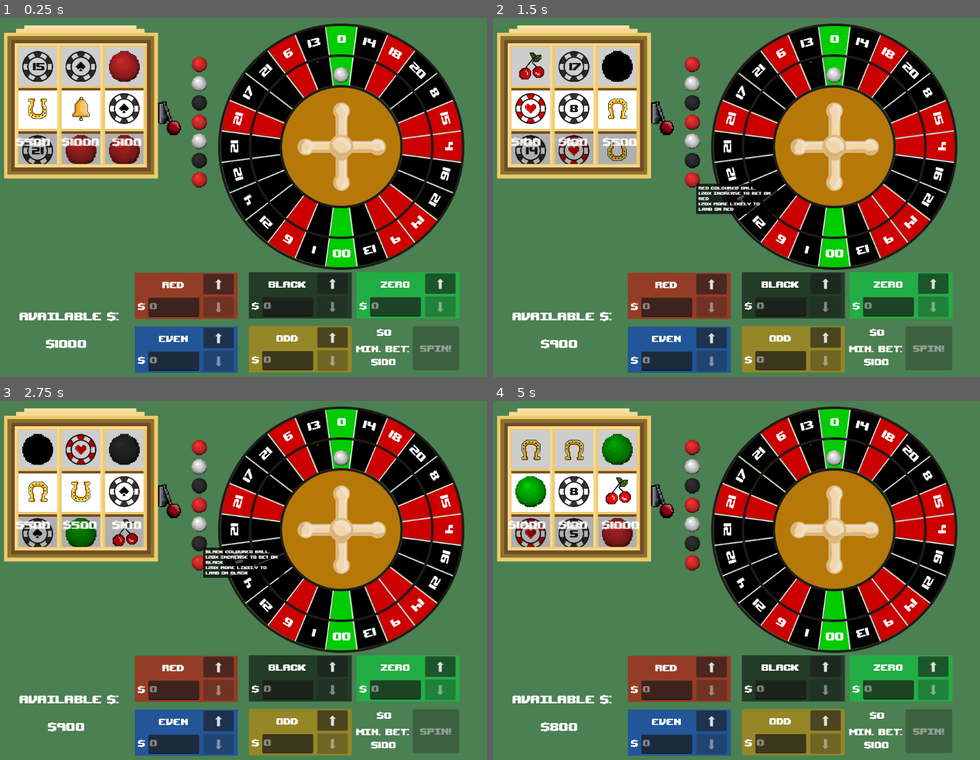
Above: before the commit, frames 1-4 (two rows, left to right).
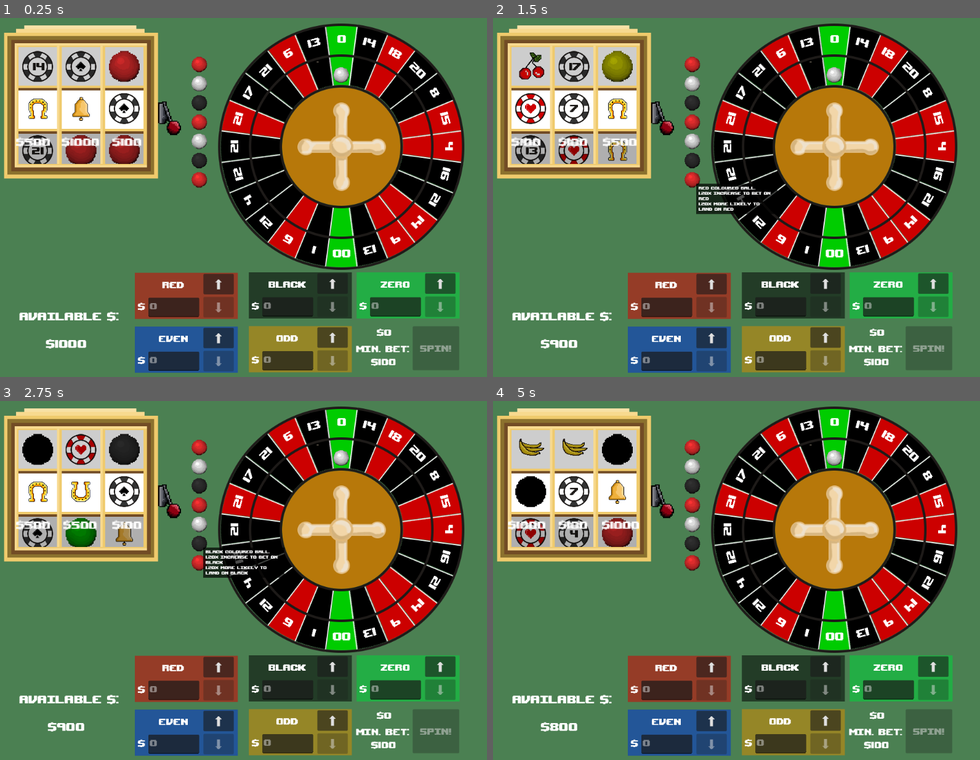
Above: after the commit, the same moments.

Repository: RossRKK/gmtk-game-jam-2025
Game: Godot game, scene res://scenes/roulette_scene.tscn
Two runs of this game, one before a commit and one after it. Both use one fixed random seed, a clock stepped at 60 frames per second and the inputs below. Sound files missing from this copy of the repository are replaced by a short silence.
Inputs (mouse positions are in pixels of both pictures, inside the frame that each line leads up to):
- Up to frame 1 (0.25 s): no input
- Up to frame 2 (1.5 s): click (663, 100) at 0.5 s; click (692, 179) at 1.27 s
- Up to frame 3 (2.75 s): click (199, 544) at 2.02 s
- Up to frame 4 (5 s): click (692, 523) at 2.77 s; click (692, 505) at 3.52 s; click (663, 483) at 4.25 s

The runs differ from the first frame. In frame 1, 0.2% of the frame differs, in the area x 5-10%, y 12-29%; in frame 2, 0.6%; in frame 3, 0.2%; in frame 4, 1.6%, in the area x 4-29%, y 9-39%.

Commit message:
Added switcher ball

Diff:
--- /dev/null
+++ b/scripts/balls/special_balls/switcher_ball.gd
@@ -0,0 +1,27 @@
+class_name SwitcherBall
+extends RouletteBall
+
+static func make_switcher_ball() -> SwitcherBall:
+	return SwitcherBall.new()
+
+
+func _init() -> void:
+	super()
+	modulate = Color(.8, .8, 0.)
+
+
+func segment_affinity(segment: Segment) -> float:
+	return 1.
+
+func ball_effect(segment: Segment, bet: Bet) -> Bet:
+	match segment.colour:
+		Segment.RouletteColour.Red:
+			segment.colour = Segment.RouletteColour.Black
+		Segment.RouletteColour.Black:
+			segment.colour = Segment.RouletteColour.Black
+
+	return bet
+
+
+func description() -> String:
+	return "Switcher ball\nSwaps the colour of the segment it lands on"
--- a/scripts/power_up.gd
+++ b/scripts/power_up.gd
@@ -22,6 +22,7 @@
 		ColouredBall.make_coloured_ball.bind(Segment.RouletteColour.Black),
 		GolfBall.make_golf_ball,
 		EightBall.make_eight_ball,
+		SwitcherBall.make_switcher_ball,
 	]
 	var power_ups: Array = [
 		PowerUpMakeColour.new_black,
@@ -49,6 +50,7 @@
 		12 * BASIC_WEIGHT, # black ball
 		6, # golf ball
 		12, # eight ball
+		6, # switcher ball
 	]
 
 	for ball_factory in balls:
Not shown, added: scripts/balls/special_balls/switcher_ball.gd.uid
